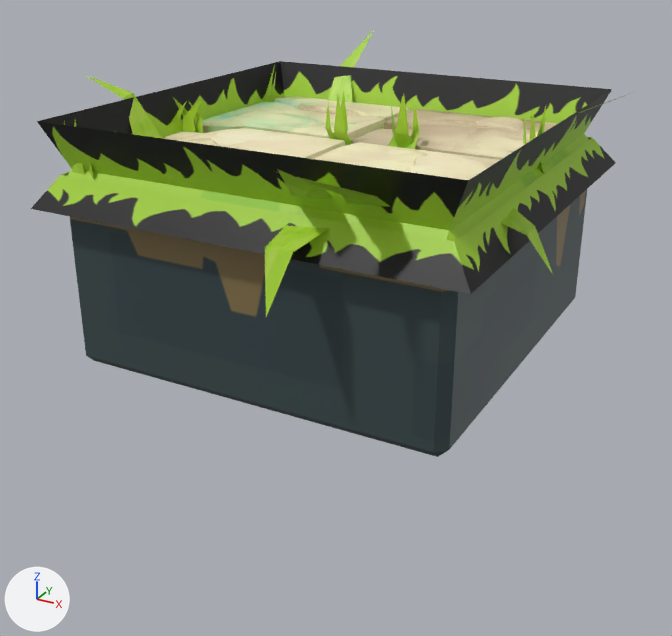
Two versions of the glTF model tiles/tile_grass_03.glb, one commit apart.
Both versions are drawn from a 50 mm camera at (1.098, -2.052, 0.557) aimed at (0.013, -0.079, -0.43). Arrows for +X, +Y and +Z are at lower left; the lights stay in place. Vertices at the same position are counted once.

Objects in the first picture: 'tile_grass_03'.
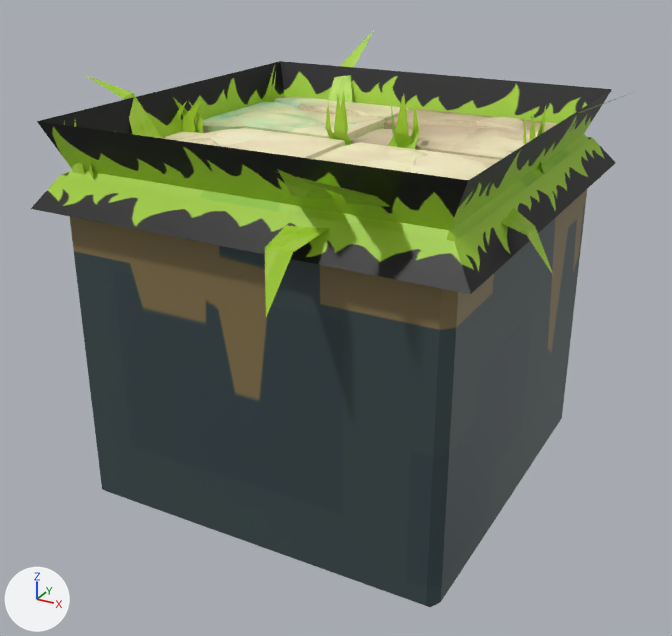
The newer file adds a shape key; the second version is drawn at full value of the shape key 'bottomHeight' of 'tile_grass_03', and the change is written as the vertex moves it makes.

What differs and where, as boxes [x1, y1, x2, y2] in the pictures (672 x 636 px; the box of a moved part takes in the faces that stretch with it):
'tile_grass_03', reshaped (35% taller): before [31, 30, 631, 457]; after [31, 30, 631, 607]
part 1 of me_cube_029, moved or reshaped: before [70, 189, 587, 457]; after [70, 189, 587, 607]

Edits to the bpy script that builds the scene:
```text
Change me_cube_029:
    where me_cube_029.from_pydata(...)  # 399 vertices, 497 faces; spans x -0.654..0.65, y -0.737..0.654, z -0.5..0.223
    used by ob_tile_grass_03; location = (0.0, 0.0, 0.0)
    me_cube_029 part 1: all 12 vertices in x -0.5..0.5, y -0.5..0.5, z -0.5..-0.475 are moved by (0.0, 0.0, -0.4)
```
